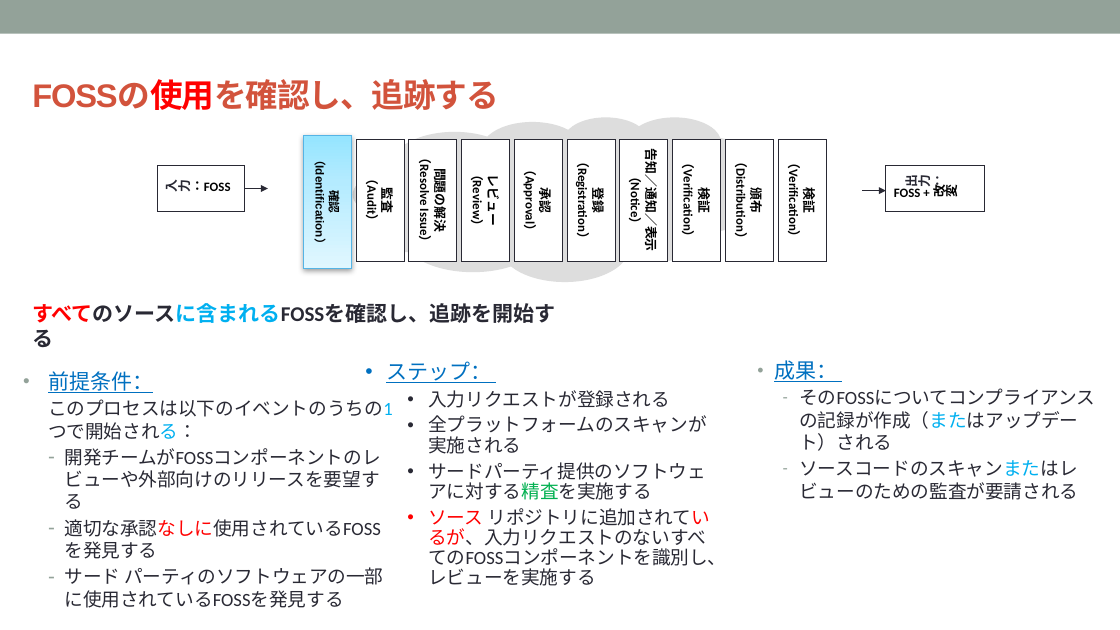
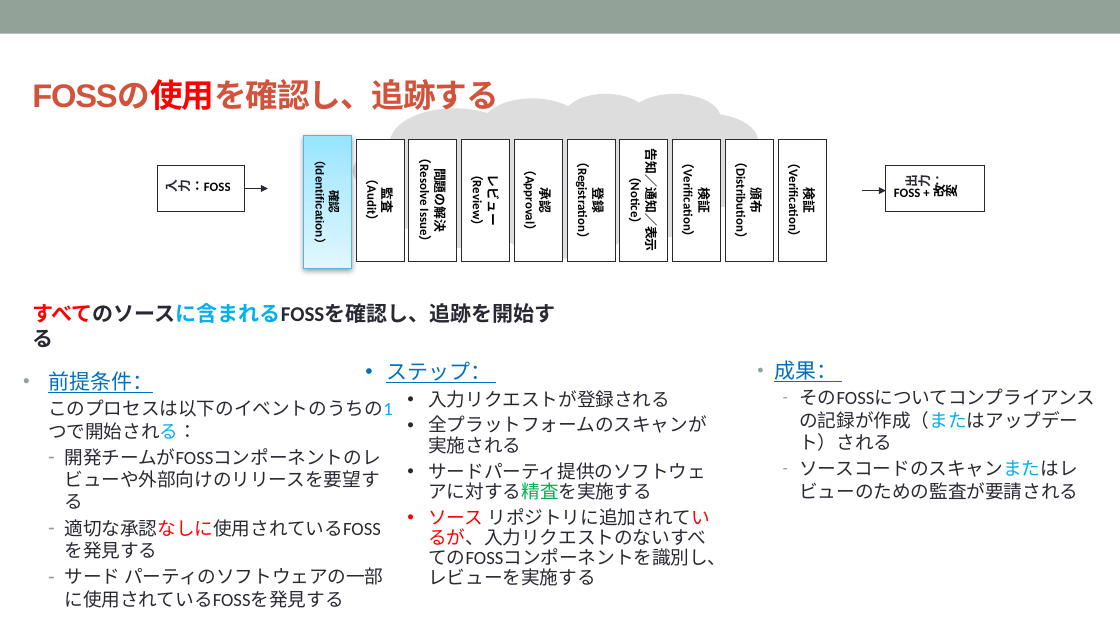
Before and after one commit to OpenChain-Project/Curriculum-Translation-JP, a slide deck: slide 54 of RC/openchain-curriculum-release-2-jp_rc1.0.pptx. Drawn at 1120x630 pixels with LibreOffice and Linux fonts; fonts in the diff are those of the drawing; background and template pictures are left out. Boxes give left, top, right and bottom in pixels: in the first picture for what was removed or moved away, otherwise in the second. Text is boxed around its words. In the diff, an @@ line names an element or a change of style, - is before the commit and + after.

```diff
--- a/RC/openchain-curriculum-release-2-jp_rc1.0.pptx
+++ b/RC/openchain-curriculum-release-2-jp_rc1.0.pptx
@@ thought cloud: place and size @@
-thought cloud at (353, 117, 767, 281)
+thought cloud at (353, 93, 767, 258)
```
Also in this commit, not shown: 9 other slides changed, 1 slide removed, 1 other file.
